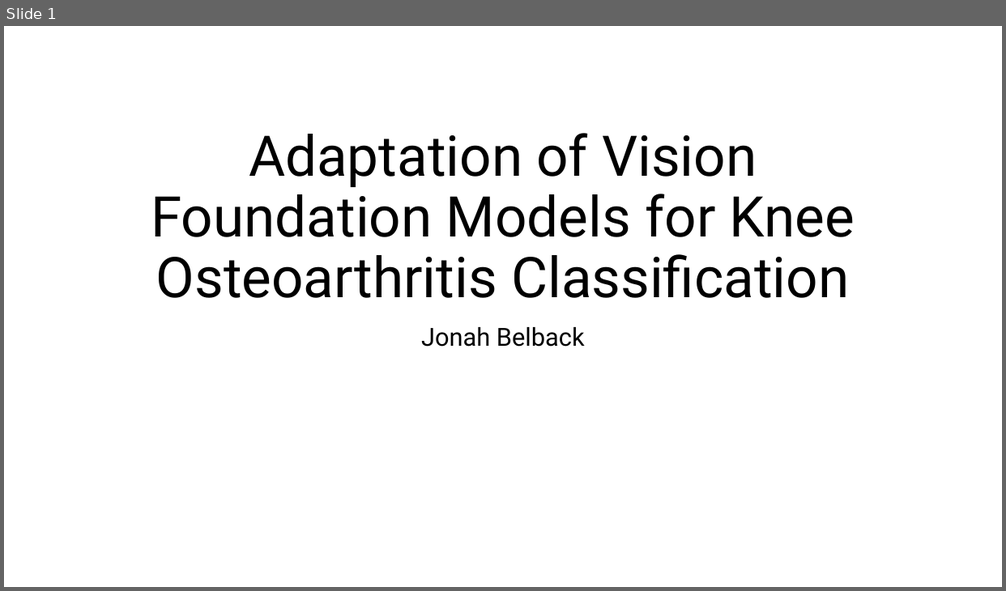
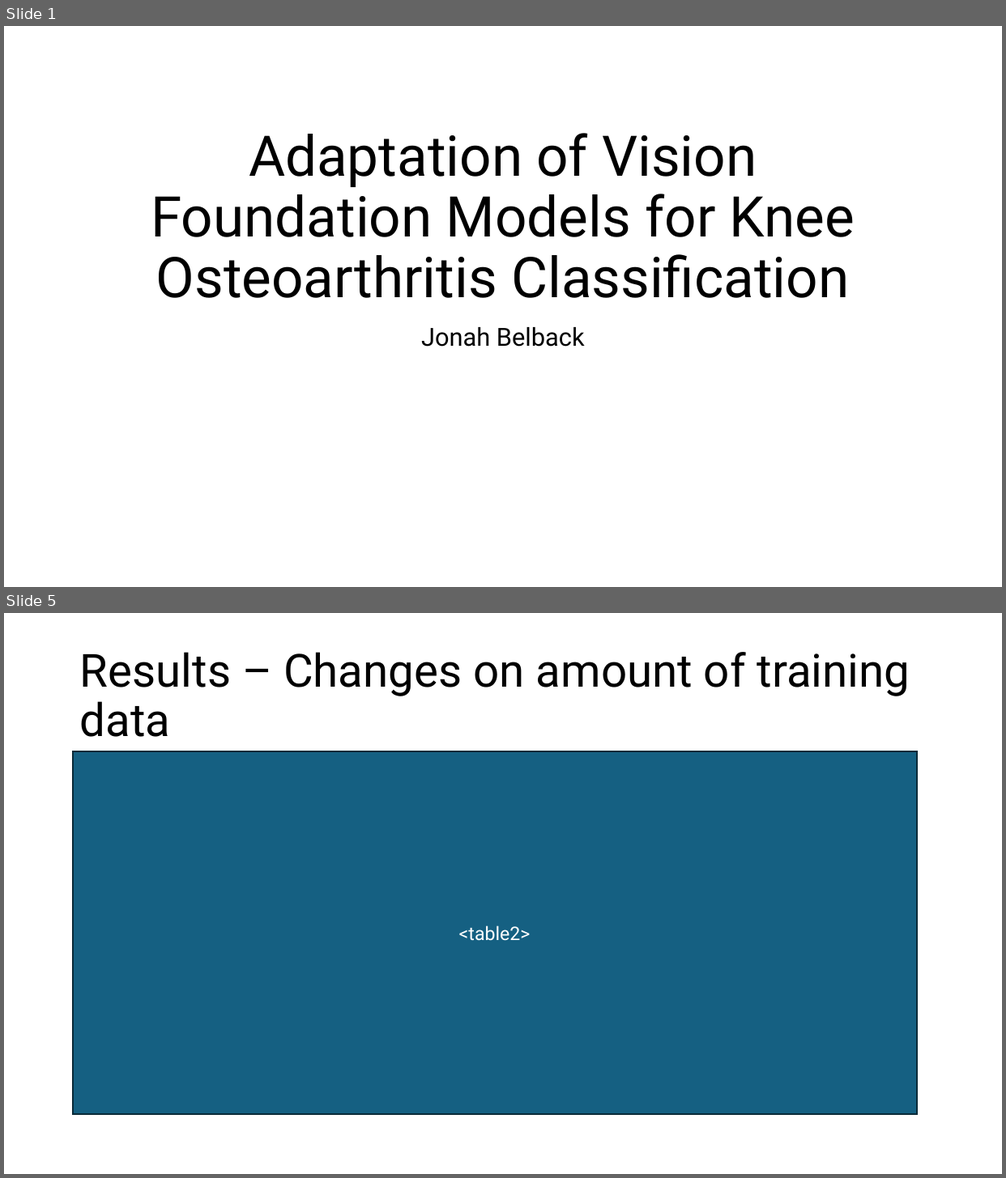
Before and after one commit to turtneck/HI2459-FinalProject-option1, a slide deck: HI2459_finalproject-option1-presentation_jeb382.pptx. Shown one above the other, each under a label of ours: slide 1 before the commit, slides 1 and 5 after it; the slides between them are not shown. The pictures are 1006x591 and 1006x1178 pixels, drawn with LibreOffice and Linux fonts; fonts in the diff are those of the drawing. Boxes give left, top, right and bottom in pixels: in the first picture for what was removed or moved away, otherwise in the second. Text is boxed around its words. In the diff, an @@ line names an element or a change of style, - is before the commit and + after.

Commit message:
powerpoint done outside final run and results, and besides script

```diff
--- a/HI2459_finalproject-option1-presentation_jeb382.pptx
+++ b/HI2459_finalproject-option1-presentation_jeb382.pptx
@@ slide 5 added at (4,613,1002,1174), background #FFFFFF @@
@@ title added at (80,652,910,737), 44 pt, text #000000 @@
+Results – Changes on amount of training data
@@ rectangle added at (73,752,918,1114), fill #156082, outline #092A39 1.5 pt, 18 pt, text #FFFFFF @@
+<table2>
```
Also in this commit, not shown: 2 slides changed, 4 other slides added, 7 slides removed, 1 other file.
